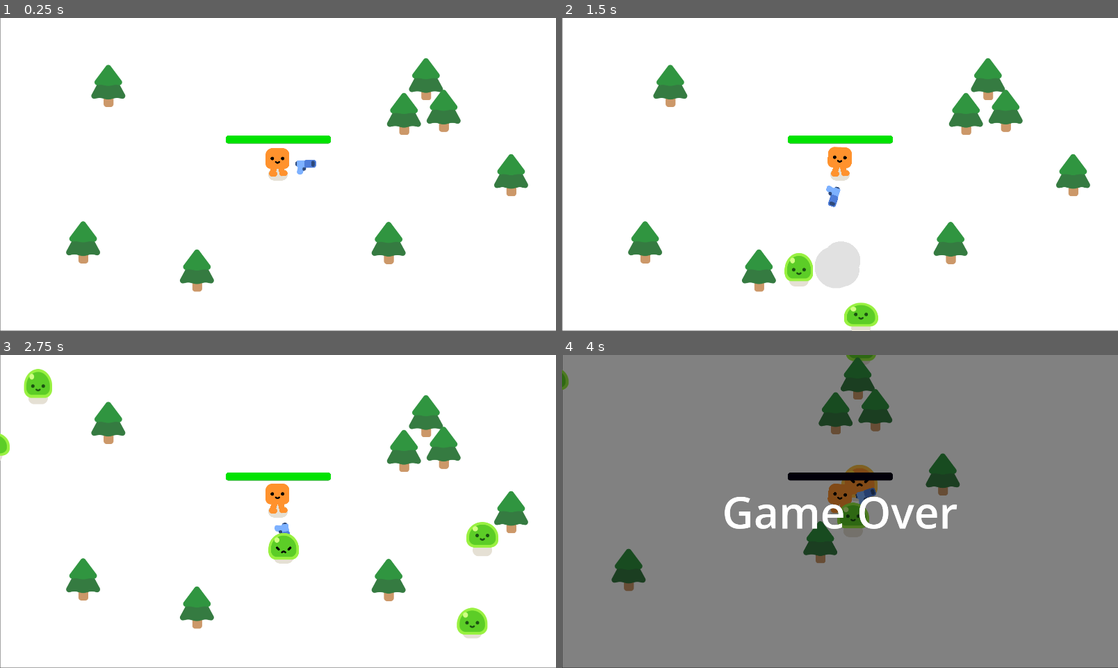
Above: before the commit, frames 1-4 (two rows, left to right).
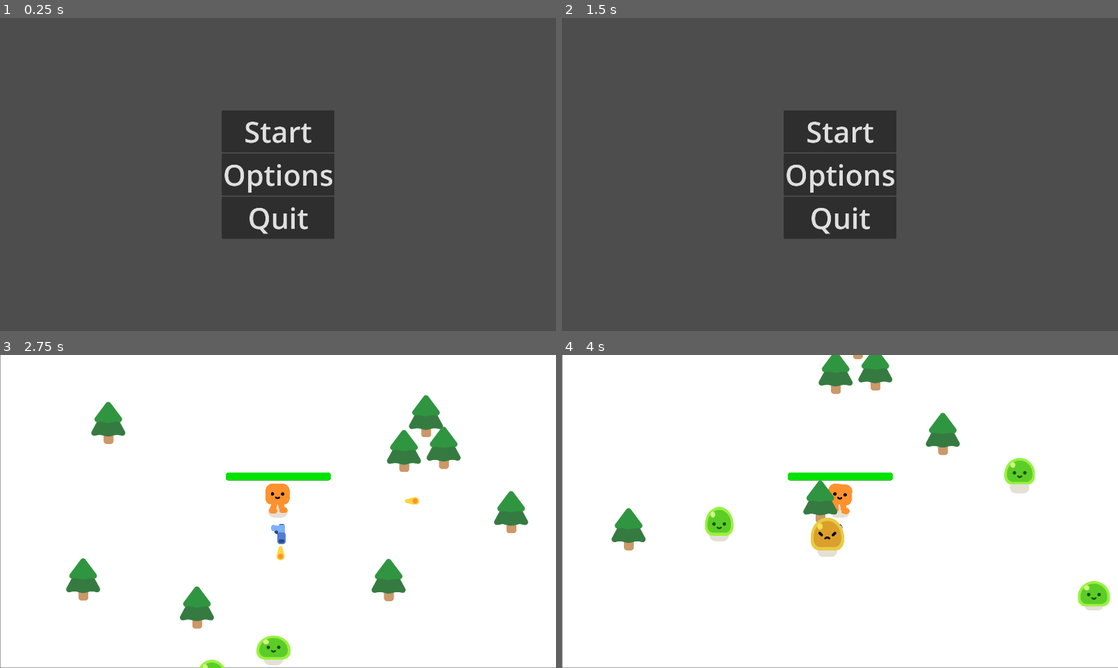
Above: after the commit, the same moments.

Repository: keliang5/FInal-Project
Game: Godot game, scene res://menu.tscn
Same seed, same stepped clock (60 frames per second), same inputs: the game is played once before the commit and once after it. Before the commit the project starts from res://survivors_games.tscn.
Inputs (mouse positions are in pixels of both pictures, inside the frame that each line leads up to):
- Up to frame 1 (0.25 s): no input
- Up to frame 2 (1.5 s): click (840, 174) at 0.5 s, where only the run after the commit has a clickable "Options"; click (840, 224) at 1.25 s, where only the run after the commit has a clickable "Back"
- Up to frame 3 (2.75 s): click (278, 467) at 2 s, where only the run after the commit has a clickable "Start"
- Up to frame 4 (4 s): hold D (move_right) 2.78-3.53 s; hold S (move_down) from 3.53 s (still down)

The runs differ from the first frame. In frame 1, 100% of the frame differs, in the area x 0-100%, y 0-100%; in frame 2, 100%; in frame 3, 2.6%; in frame 4, 99%.

Commit message:
Finished Menu

Diff:
--- /dev/null
+++ b/Menu.gd
@@ -0,0 +1,14 @@
+extends Control
+
+
+
+func _on_start_pressed() -> void:
+	get_tree().change_scene_to_file("res://survivors_games.tscn")
+
+
+func _on_options_pressed() -> void:
+	get_tree().change_scene_to_file("res://options.tscn")
+
+
+func _on_quit_pressed() -> void:
+	get_tree().quit()
--- /dev/null
+++ b/Options.gd
@@ -0,0 +1,7 @@
+extends Control
+
+
+
+
+func _on_back_pressed() -> void:
+	get_tree().change_scene_to_file("res://menu.tscn")
--- /dev/null
+++ b/menu.tscn
@@ -0,0 +1,50 @@
+[gd_scene load_steps=2 format=3 uid="uid://c7reqr3nbhfit"]
+
+[ext_resource type="Script" path="res://Menu.gd" id="1_wte8s"]
+
+[node name="Menu" type="Control"]
+layout_mode = 3
+anchors_preset = 15
+anchor_right = 1.0
+anchor_bottom = 1.0
+grow_horizontal = 2
+grow_vertical = 2
+script = ExtResource("1_wte8s")
+
+[node name="MarginContainer" type="MarginContainer" parent="."]
+layout_mode = 1
+anchors_preset = 8
+anchor_left = 0.5
+anchor_top = 0.5
+anchor_right = 0.5
+anchor_bottom = 0.5
+offset_left = -35.0
+offset_top = -50.5
+offset_right = 35.0
+offset_bottom = 50.5
+grow_horizontal = 2
+grow_vertical = 2
+
+[node name="VBoxContainer" type="VBoxContainer" parent="MarginContainer"]
+layout_mode = 2
+size_flags_horizontal = 4
+
+[node name="Start" type="Button" parent="MarginContainer/VBoxContainer"]
+layout_mode = 2
+theme_override_font_sizes/font_size = 100
+text = "Start"
+
+[node name="Options" type="Button" parent="MarginContainer/VBoxContainer"]
+layout_mode = 2
+theme_override_font_sizes/font_size = 100
+text = "Options"
+
+[node name="Quit" type="Button" parent="MarginContainer/VBoxContainer"]
+layout_mode = 2
+theme_override_font_sizes/font_size = 100
+text = "Quit
+"
+
+[connection signal="pressed" from="MarginContainer/VBoxContainer/Start" to="." method="_on_start_pressed"]
+[connection signal="pressed" from="MarginContainer/VBoxContainer/Options" to="." method="_on_options_pressed"]
+[connection signal="pressed" from="MarginContainer/VBoxContainer/Quit" to="." method="_on_quit_pressed"]
--- /dev/null
+++ b/options.tscn
@@ -0,0 +1,47 @@
+[gd_scene load_steps=2 format=3 uid="uid://ckxifcet0q5ok"]
+
+[ext_resource type="Script" path="res://Options.gd" id="1_jnffu"]
+
+[node name="Options" type="Control"]
+layout_mode = 3
+anchors_preset = 15
+anchor_right = 1.0
+anchor_bottom = 1.0
+grow_horizontal = 2
+grow_vertical = 2
+script = ExtResource("1_jnffu")
+
+[node name="Label" type="Label" parent="."]
+layout_mode = 1
+anchors_preset = 8
+anchor_left = 0.5
+anchor_top = 0.5
+anchor_right = 0.5
+anchor_bottom = 0.5
+offset_left = -52.0
+offset_top = -121.5
+offset_right = 52.0
+offset_bottom = -98.5
+grow_horizontal = 2
+grow_vertical = 2
+theme_override_font_sizes/font_size = 200
+text = "Nothing Here"
+
+[node name="Back" type="Button" parent="."]
+layout_mode = 1
+anchors_preset = 8
+anchor_left = 0.5
+anchor_top = 0.5
+anchor_right = 0.5
+anchor_bottom = 0.5
+offset_left = -177.0
+offset_top = 61.5
+offset_right = 177.0
+offset_bottom = 274.5
+grow_horizontal = 2
+grow_vertical = 2
+theme_override_font_sizes/font_size = 150
+text = "Back
+"
+
+[connection signal="pressed" from="Back" to="." method="_on_back_pressed"]
--- a/project.godot
+++ b/project.godot
@@ -75,7 +75,7 @@
 [application]
 
 config/name="Final Project"
-run/main_scene="res://survivors_games.tscn"
+run/main_scene="res://menu.tscn"
 config/features=PackedStringArray("4.2", "Forward Plus")
 config/icon="res://icon.png"
 
